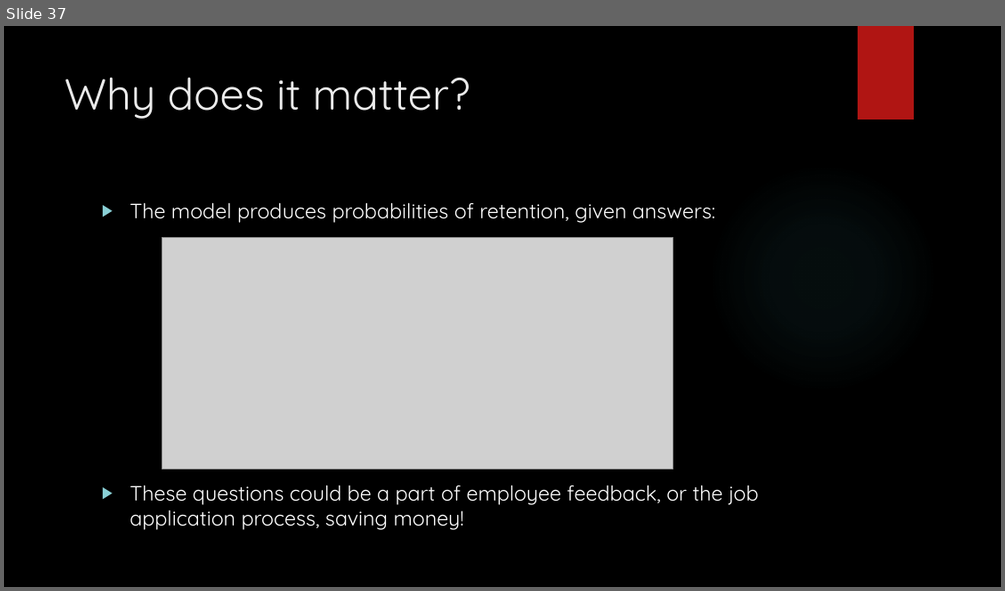
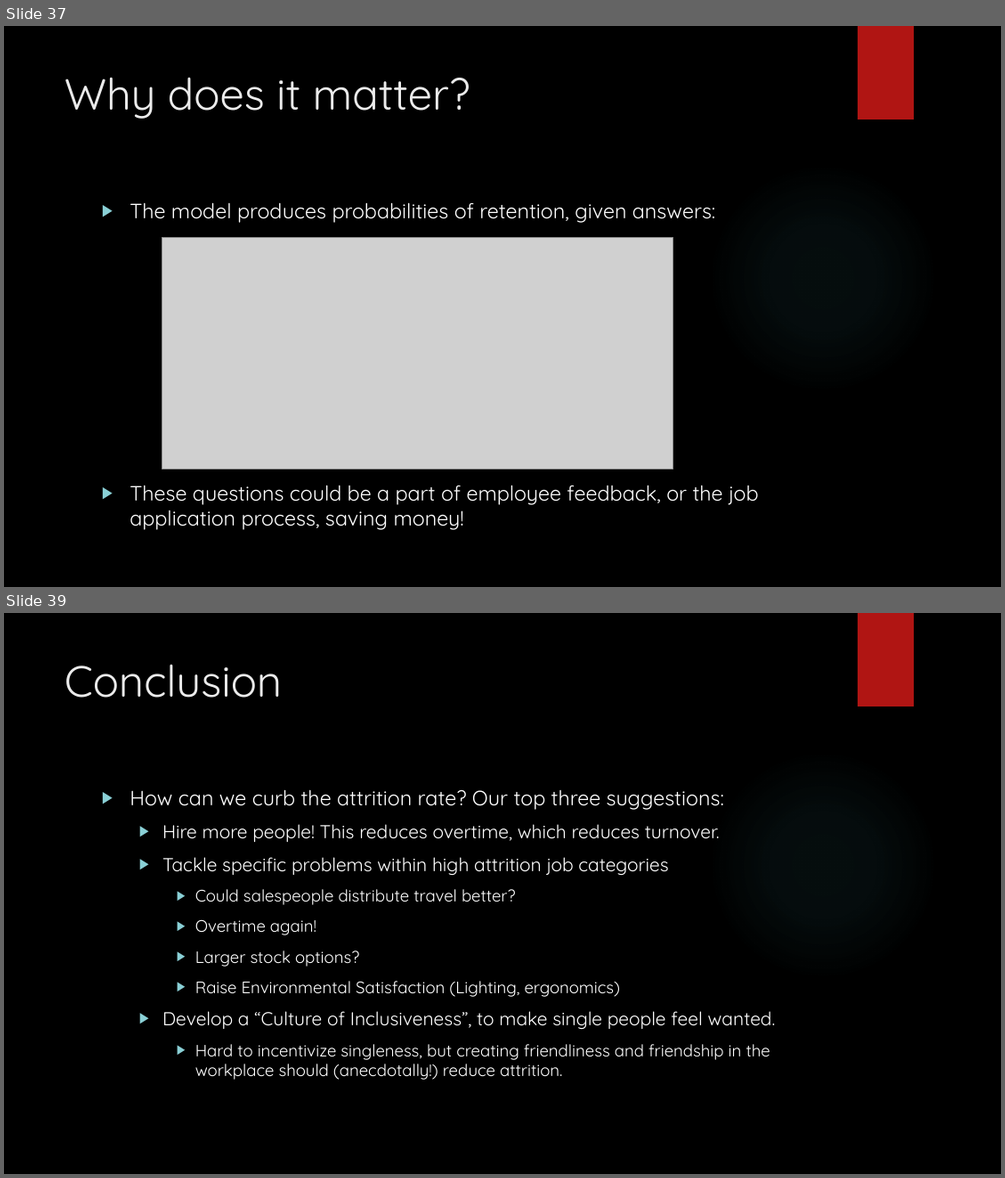
Before and after one commit to vazquezs123/DATA_SCIENCE_CS02, a slide deck: case_study_02_presentation.pptx. Shown one above the other, each under a label of ours: slide 37 before the commit, slides 37 and 39 after it; the slides between them are not shown. The pictures are 1005x591 and 1005x1178 pixels, drawn with LibreOffice and Linux fonts; fonts in the diff are those of the drawing; grey boxes stand for pictures; background and template pictures are left out. Boxes give left, top, right and bottom in pixels: in the first picture for what was removed or moved away, otherwise in the second. Text is boxed around its words. In the diff, an @@ line names an element or a change of style, - is before the commit and + after.

Commit message:
add conclusions

```diff
--- a/case_study_02_presentation.pptx
+++ b/case_study_02_presentation.pptx
@@ slide 39 added at (4, 613, 1001, 1174), background picture (left out); not listed: 2 template elements that a slide beside it also shows @@
@@ title added at (65, 665, 283, 698), 42 pt, text #EBEBEB @@
+Conclusion
@@ text added at (129, 790, 776, 1079), 16 pt, text #FFFFFF @@
+▶ How can we curb the attrition rate? Our top three suggestions:
+  ▶ Hire more people! This reduces overtime, which reduces turnover.
+  ▶ Tackle specific problems within high attrition job categories
+    ▶ Could salespeople distribute travel better?
+    ▶ Overtime again!
+    ▶ Larger stock options?
+    ▶ Raise Environmental Satisfaction (Lighting, ergonomics)
+  ▶ Develop a “Culture of Inclusiveness”, to make single people feel wanted.
+    ▶ Hard to incentivize singleness, but creating friendliness and friendship in the workplace should (anecdotally!) reduce attrition.
```
Also in this commit, not shown: 2 slides changed.
